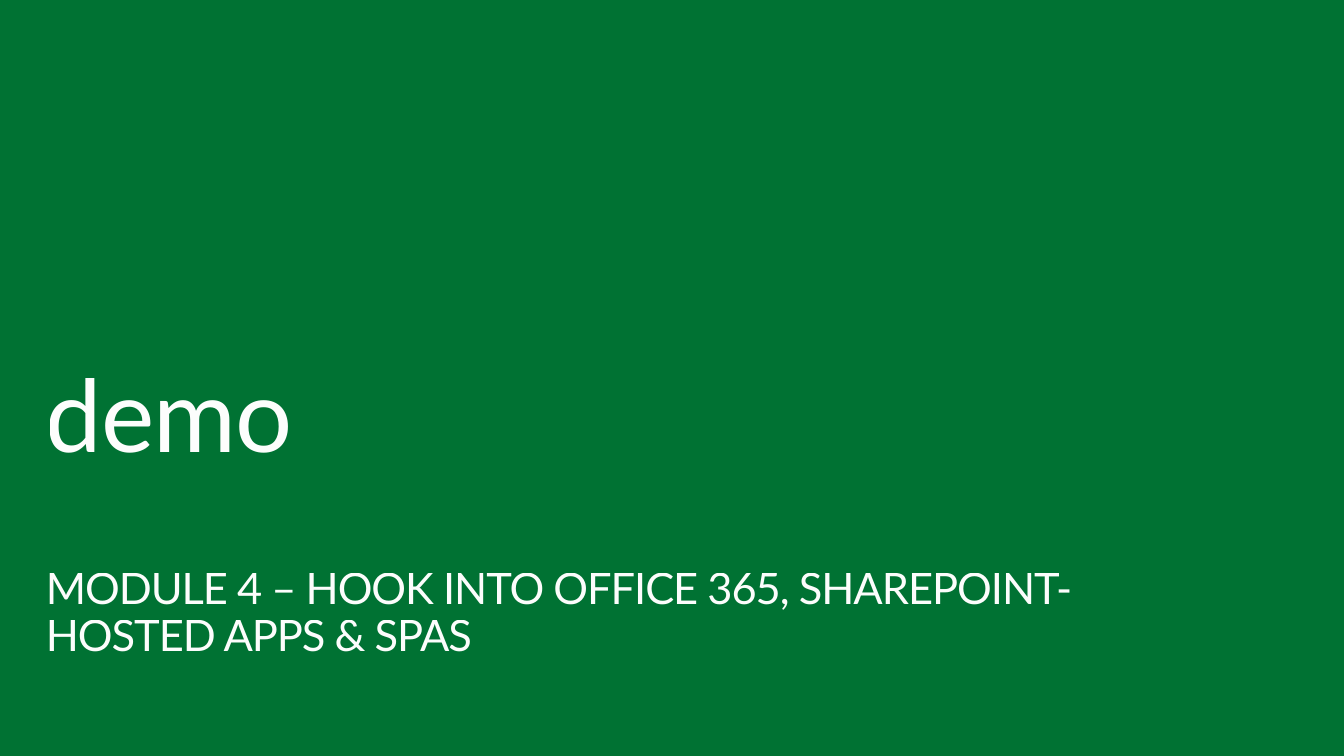
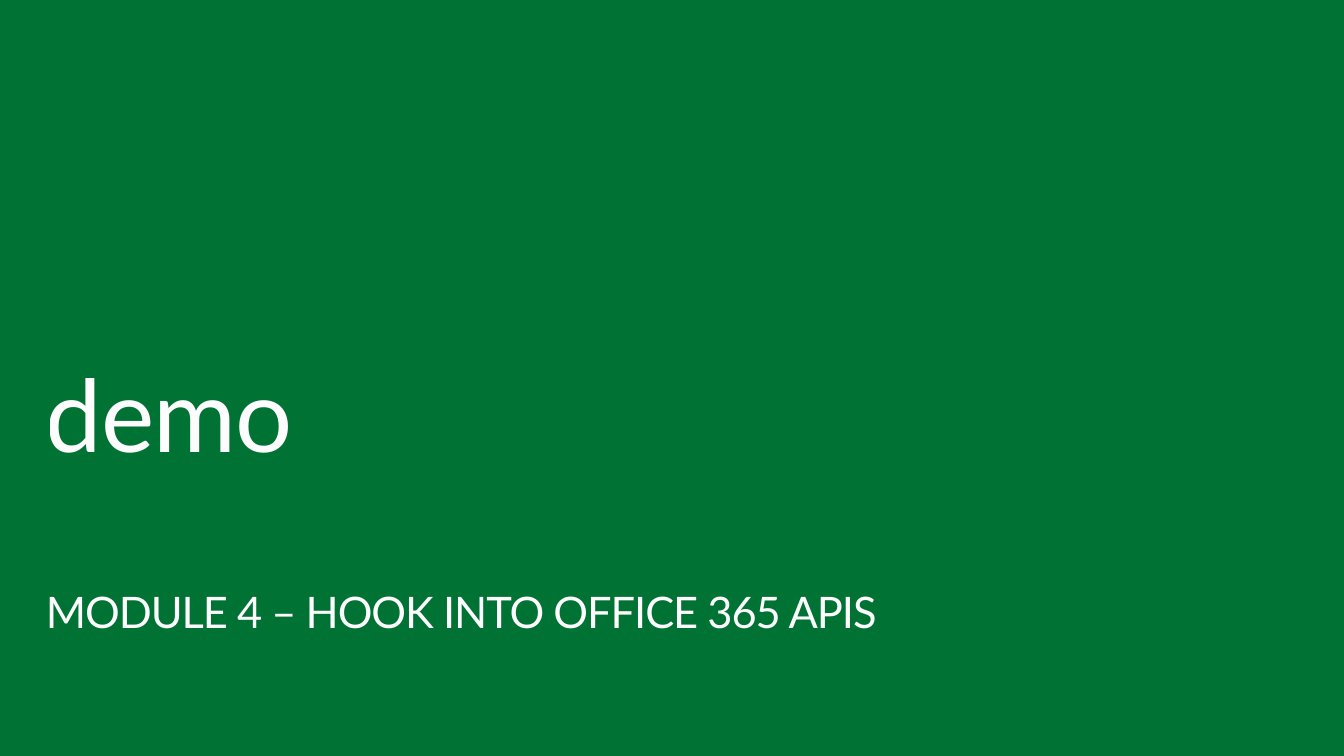
Before and after one commit to stinethebean/DevCampTraining, a slide deck: slide 29 of 01.Introduction to the Day/Introduction to the Day.pptx. Drawn at 1344x756 pixels with LibreOffice and Linux fonts; fonts in the diff are those of the drawing. Boxes give left, top, right and bottom in pixels: in the first picture for what was removed or moved away, otherwise in the second. Text is boxed around its words. In the diff, an @@ line names an element or a change of style, - is before the commit and + after.

Commit message:
updates to m1 slide deck & project readme for new m4 module on o365 apis

```diff
--- a/01.Introduction to the Day/Introduction to the Day.pptx
+++ b/01.Introduction to the Day/Introduction to the Day.pptx
@@ subtitle at (x1=46, y1=596, x2=877, y2=629): text changed @@
-MODULE 4 – HOOK INTO OFFICE 365, SHAREPOINT-HOSTED APPS & SPAS
+MODULE 4 – HOOK INTO OFFICE 365 APIS
```
Also in this commit, not shown: 1 other slide changed, 1 other file.
